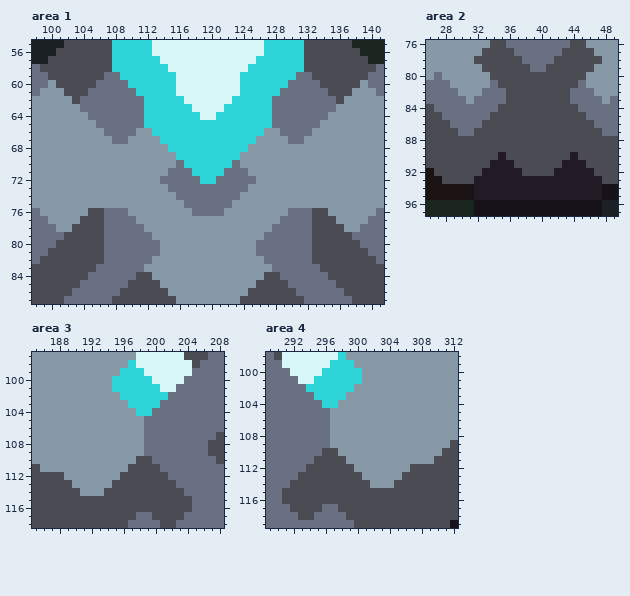
Pixel-art file, stored at assets/sprites/atlas/units.ase. The picture above is the old version.
736x736 pixels, 1 frame. Colours within 5 levels of each other are drawn and written as one. Shown: area 1: x 98..141, y 55..87; area 2: x 26..49, y 76..97; area 3: x 185..208, y 97..118; area 4: x 289..312, y 98..119. The commit also changed other parts of the picture, which this record leaves out.
The result:
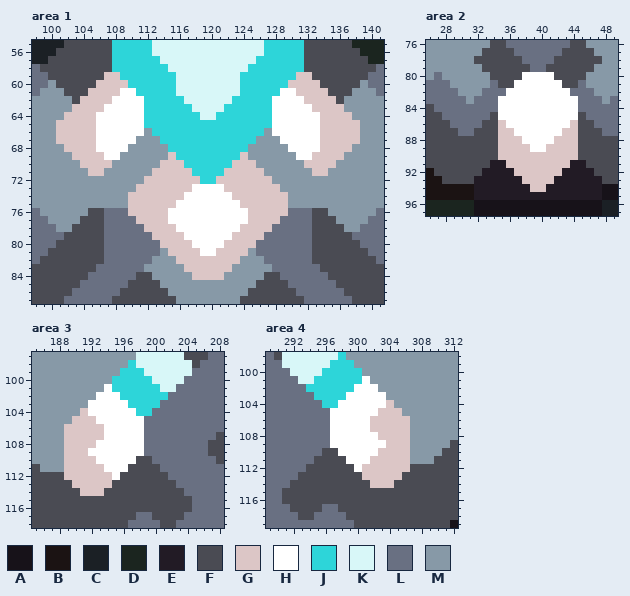
Palette (. is transparent): A #171219  B #1b1313  C #1b2025  D #1b251f  E #221b25  F #4a4b53  G #dcc6c6  H #ffffff  J #2dd5d9  K #d8f7f8  L #697082  M #8799a7
The edit:
layer "cell" now shown
Area 1, layer "cell":
y 59: x 107..108 LL -> GG; x 131..132 LL -> GG
y 60: x 106..109 LLLL -> GGGG; x 130..133 LLLL -> GGGG
y 61: x 105..110 LLLLLL -> GGGGHH; x 129..134 LLLLLL -> HHGGGG
y 62: x 104..111 LLLLLLLL -> GGGGHHHH; x 128..135 LLLLLLLL -> HHHHGGGG
y 63: x 103..111 MLLLLLLLL -> GGGGHHHHH; x 128..136 LLLLLLLLM -> HHHHHGGGG
y 64: x 102..111 MMMLLLLLLL -> GGGGHHHHHH; x 128..137 LLLLLLLMMM -> HHHHHHGGGG
y 65: x 101..111 MMMMMLLLLLL -> GGGGGHHHHHH; x 128..138 LLLLLLMMMMM -> HHHHHHGGGGG
y 66: x 101..111 MMMMMMLLLLM -> GGGGGHHHHHH; x 128..138 MLLLLMMMMMM -> HHHHHHGGGGG
y 67: x 101..110 MMMMMMMLLM -> GGGGGHHHHH; x 129..138 MLLMMMMMMM -> HHHHHGGGGG
y 68: x 102..109 MMMMMMMM -> GGGGHHHH; x 130..137 MMMMMMMM -> HHHHGGGG
y 69: x 103..108 MMMMMM -> GGGGHH; x 115 M -> G; x 124 M -> G; x 131..136 MMMMMM -> HHGGGG
y 70: x 104..107 MMMM -> GGGG; x 114..116 MML -> GGG; x 123..125 LMM -> GGG; x 132..135 MMMM -> GGGG
y 71: x 105..106 MM -> GG; x 113..117 MMLLL -> GGGGG; x 122..126 LLLMM -> GGGGG; x 133..134 MM -> GG
y 72: x 112..118 MMLLLLL -> GGGGGGG; x 121..127 LLLLLMM -> GGGGGGG
y 73: x 111..128 MMMMLLLLLLLLLLMMMM -> GGGGGGGHHHHGGGGGGG
y 74: x 110..129 MMMMMMLLLLLLLLMMMMMM -> GGGGGGGHHHHHHGGGGGGG
y 75: x 110..129 MMMMMMMLLLLLLMMMMMMM -> GGGGGGHHHHHHHHGGGGGG
y 76: x 110..129 MMMMMMMMLLLLMMMMMMMM -> GGGGGHHHHHHHHHHGGGGG
y 77: x 111..128 MMMMMMMMMMMMMMMMMM -> GGGGHHHHHHHHHHGGGG
y 78: x 112..127 MMMMMMMMMMMMMMMM -> GGGGHHHHHHHHGGGG
y 79: x 113..126 MMMMMMMMMMMMMM -> GGGGHHHHHHGGGG
y 80: x 114..125 MMMMMMMMMMMM -> GGGGHHHHGGGG
y 81: x 115..124 MMMMMMMMMM -> GGGGHHGGGG
y 82: x 116..123 MMMMMMMM -> GGGGGGGG
y 83: x 117..122 MMMMMM -> GGGGGG
y 84: x 118..121 MMMM -> GGGG
Area 2, layer "cell":
y 80: x 38..41 FFFF -> HHHH
y 81: x 37..42 FFFFFF -> HHHHHH
y 82: x 36..43 FFFFFFFF -> HHHHHHHH
y 83: x 35..44 LFFFFFFFFL -> HHHHHHHHHH
y 84..85: x 35..44 FFFFFFFFFF -> HHHHHHHHHH
y 86: x 35..44 FFFFFFFFFF -> GHHHHHHHHG
y 87: x 35..44 FFFFFFFFFF -> GGHHHHHHGG
y 88: x 35..44 FFFFFFFFFF -> GGGHHHHGGG
y 89: x 35..44 FFFFFFFFFF -> GGGGHHGGGG
y 90: x 35..44 EFFFFFFFFE -> GGGGGGGGGG
y 91: x 36..43 EFFFFFFE -> GGGGGGGG
y 92: x 37..42 EFFFFE -> GGGGGG
y 93: x 38..41 EEEE -> GGGG
y 94: x 39..40 EE -> GG
Area 3, layer "cell":
y 101: x 194 M -> H
y 102: x 193..195 MMM -> HHH
y 103: x 192..196 MMMMM -> HHHHH
y 104: x 191..197 MMMMMMM -> GHHHHHH
y 105: x 190..198 MMMMMMMMM -> GGGHHHHHH
y 106..107: x 189..198 MMMMMMMMMM -> GGGGGHHHHH
y 108: x 189..198 MMMMMMMMMM -> GGGGHHHHHH
y 109: x 189..198 MMMMMMMMMM -> GGGHHHHHHH
y 110: x 189..197 MMMMMMMMM -> GGGGHHHHH
y 111: x 189..196 MMMMMMMM -> GGGGGHHH
y 112: x 189..195 MMMMMMM -> GGGGGGH
y 113: x 190..194 MMMMM -> GGGGG
y 114: x 191..193 MMM -> GGG
Area 4, layer "cell":
y 101: x 301 M -> H
y 102: x 300..302 MMM -> HHH
y 103: x 299..303 MMMMM -> HHHHH
y 104: x 298..304 MMMMMMM -> HHHHHHG
y 105: x 297..305 MMMMMMMMM -> HHHHHHGGG
y 106..107: x 297..306 MMMMMMMMMM -> HHHHHGGGGG
y 108: x 297..306 MMMMMMMMMM -> HHHHHHGGGG
y 109: x 297..306 MMMMMMMMMM -> HHHHHHHGGG
y 110: x 298..306 MMMMMMMMM -> HHHHHGGGG
y 111: x 299..306 MMMMMMMM -> HHHGGGGG
y 112: x 300..306 MMMMMMM -> HGGGGGG
y 113: x 301..305 MMMMM -> GGGGG
y 114: x 302..304 MMM -> GGG
Pixel boxes of the changes (left, top, right, bottom) in both pictures:
changed: (56, 72, 360, 280)
changed: (498, 72, 578, 192)
changed: (64, 384, 144, 496)
changed: (330, 376, 410, 488)
